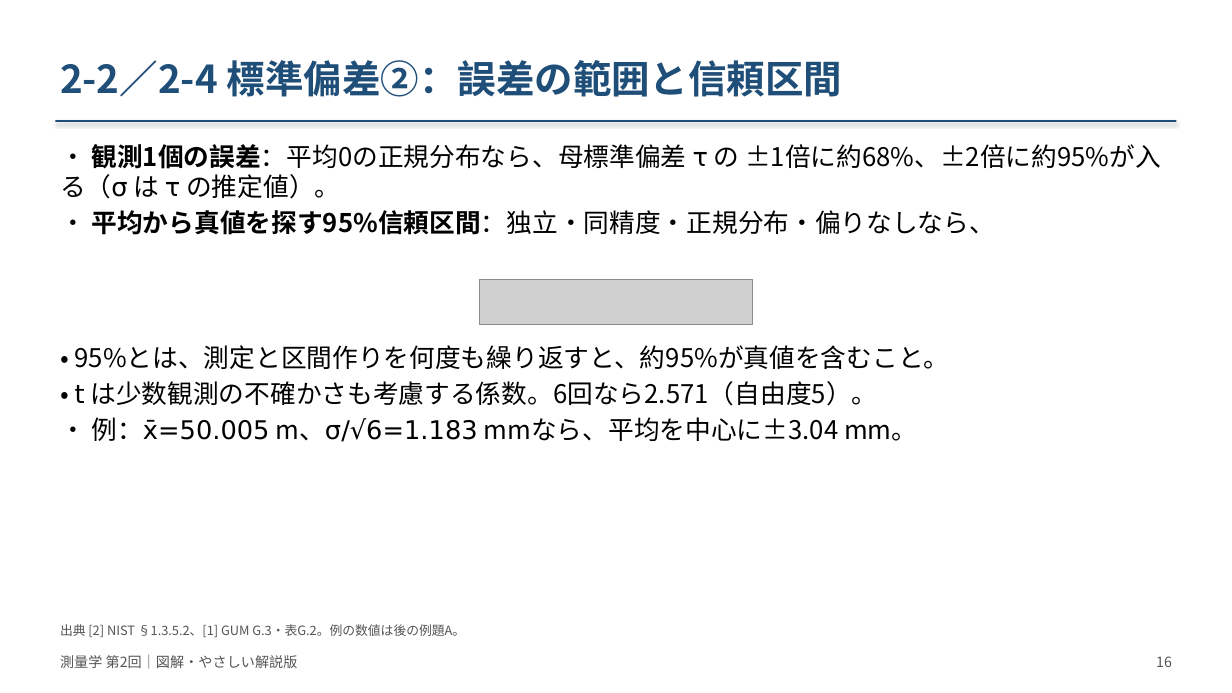
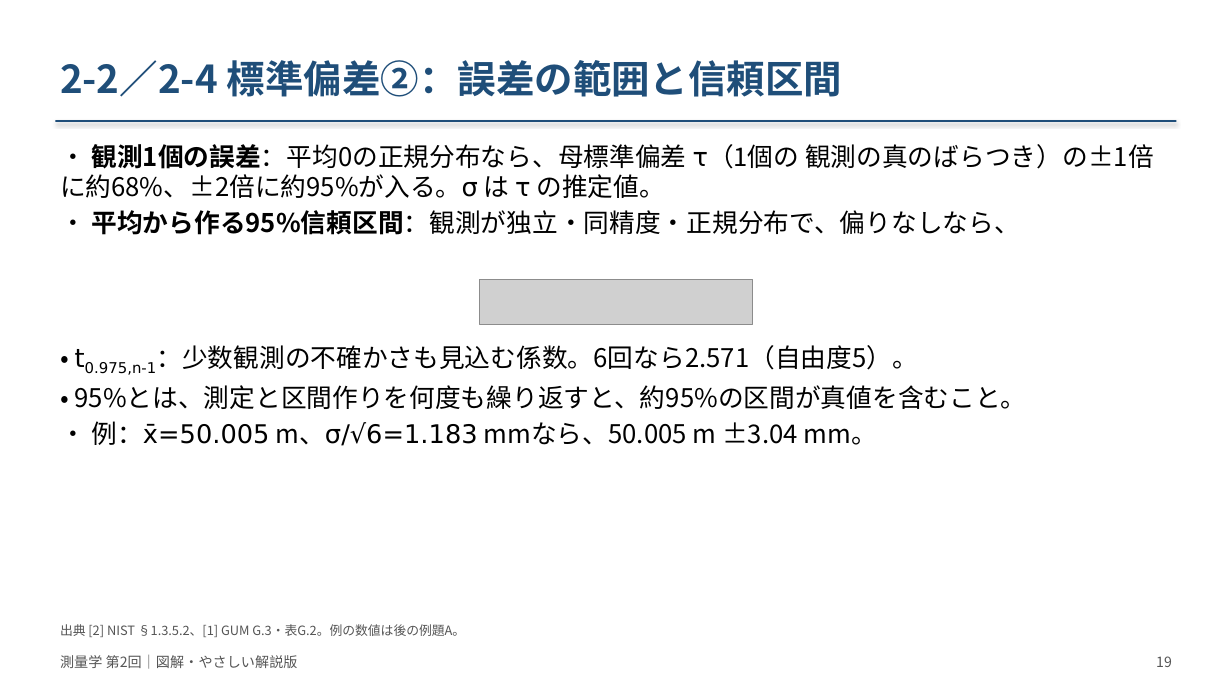
Before and after one commit to NN3210/Lecture, a slide deck: slide 19 of Surveying/materials/slides/第02回_測量の基礎と誤差論/改訂版_20261008/測量学_第02回_図解改訂版.pptx (slide 16 before the commit). Drawn at 1232x693 pixels with LibreOffice and Linux fonts; fonts in the diff are those of the drawing; grey boxes stand for pictures. Boxes give left, top, right and bottom in pixels: in the first picture for what was removed or moved away, otherwise in the second. Text is boxed around its words. In the diff, an @@ line names an element or a change of style, - is before the commit and + after.

```diff
--- a/Surveying/materials/slides/第02回_測量の基礎と誤差論/改訂版_20261008/測量学_第02回_図解改訂版.pptx
+++ b/Surveying/materials/slides/第02回_測量の基礎と誤差論/改訂版_20261008/測量学_第02回_図解改訂版.pptx
@@ text at (60,144,1154,235): text changed @@
-• 観測1個の誤差：平均0の正規分布なら、母標準偏差 τ の ±1倍に約68%、±2倍に約95%が入る（σ は τ の推定値）。
-• 平均から真値を探す95%信頼区間：独立・同精度・正規分布・偏りなしなら、
+• 観測1個の誤差：平均0の正規分布なら、母標準偏差 τ（1個の 観測の真のばらつき）の±1倍に約68%、±2倍に約95%が入る。σ は τ の推定値。
+• 平均から作る95%信頼区間：観測が独立・同精度・正規分布で、偏りなしなら、
@@ text at (75,345,1027,446): text changed @@
-• 95%とは、測定と区間作りを何度も繰り返すと、約95%が真値を含むこと。
-• t は少数観測の不確かさも考慮する係数。6回なら2.571（自由度5）。
-• 例：x̄=50.005 m、σ/√6=1.183 mmなら、平均を中心に±3.04 mm。
+• t0.975,n-1：少数観測の不確かさも見込む係数。6回なら2.571（自由度5）。
+• 95%とは、測定と区間作りを何度も繰り返すと、約95%の区間が真値を含むこと。
+• 例：x̄=50.005 m、σ/√6=1.183 mmなら、50.005 m ±3.04 mm。
@@ text at (1156,656,1172,667): text changed @@
-16
+19
```
Also in this commit, not shown: 57 other slides changed, 14 slides added, 23 other files.
